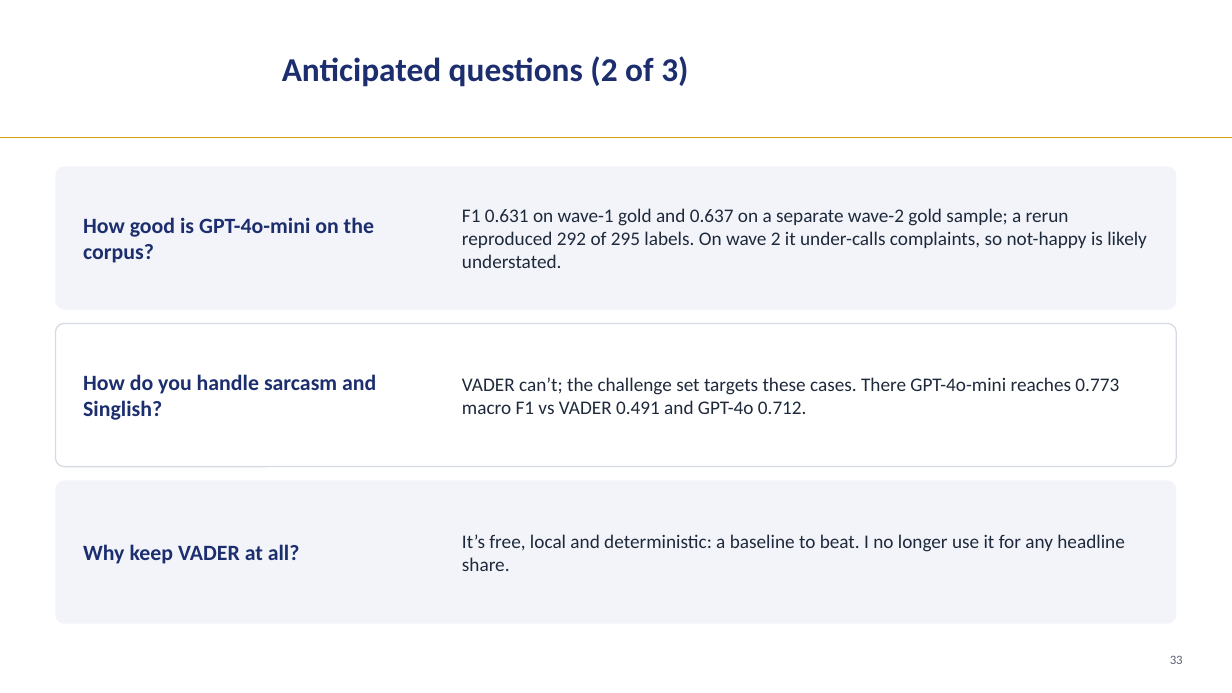
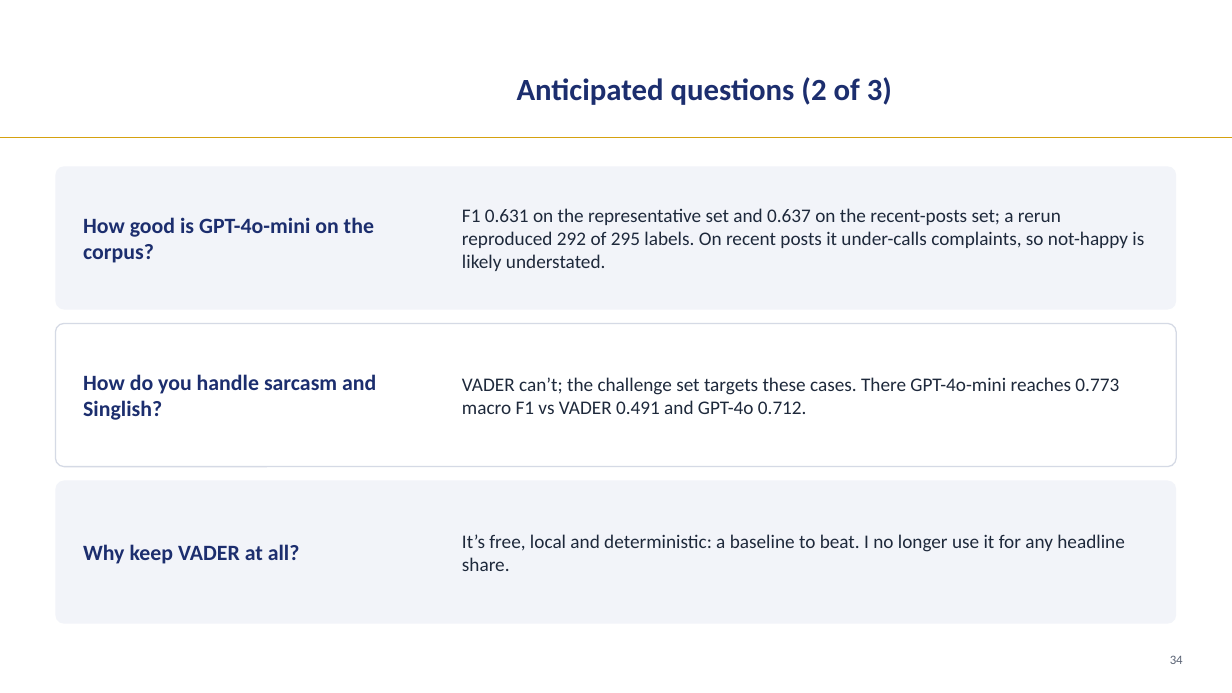
Before and after one commit to LizLicense/Public-Sentiment-Analysis-LLM-powered-Issue-Extraction, a slide deck: slide 35 of presentation/capstone_walkthrough.pptx (slide 33 before the commit). Drawn at 1232x693 pixels with LibreOffice and Linux fonts; fonts in the diff are those of the drawing; background and template pictures are left out. Boxes give left, top, right and bottom in pixels: in the first picture for what was removed or moved away, otherwise in the second. Text is boxed around its words. In the diff, an @@ line names an element or a change of style, - is before the commit and + after.

```diff
--- a/presentation/capstone_walkthrough.pptx
+++ b/presentation/capstone_walkthrough.pptx
@@ text "Anticipated questions (2 of 3)": place and size @@
-text "Anticipated questions (2 of 3)" at [282, 56, 688, 87]
+text "Anticipated questions (2 of 3)" at [517, 77, 892, 105]
@@ text "Anticipated questions (2 of 3)" at [517, 77, 892, 105]: size 26 to 24 pt; line spacing 1 to 0.95; less space between paragraphs @@
@@ text at [462, 208, 1144, 271]: text changed @@
-F1 0.631 on wave-1 gold and 0.637 on a separate wave-2 gold sample; a rerun reproduced 292 of 295 labels. On wave 2 it under-calls complaints, so not-happy is likely understated.
+F1 0.631 on the representative set and 0.637 on the recent-posts set; a rerun reproduced 292 of 295 labels. On recent posts it under-calls complaints, so not-happy is likely understated.
@@ text at [1170, 655, 1183, 664]: text changed @@
-33
+34
```
Also in this commit, not shown: 32 other slides changed, 3 slides added, 17 other files.
